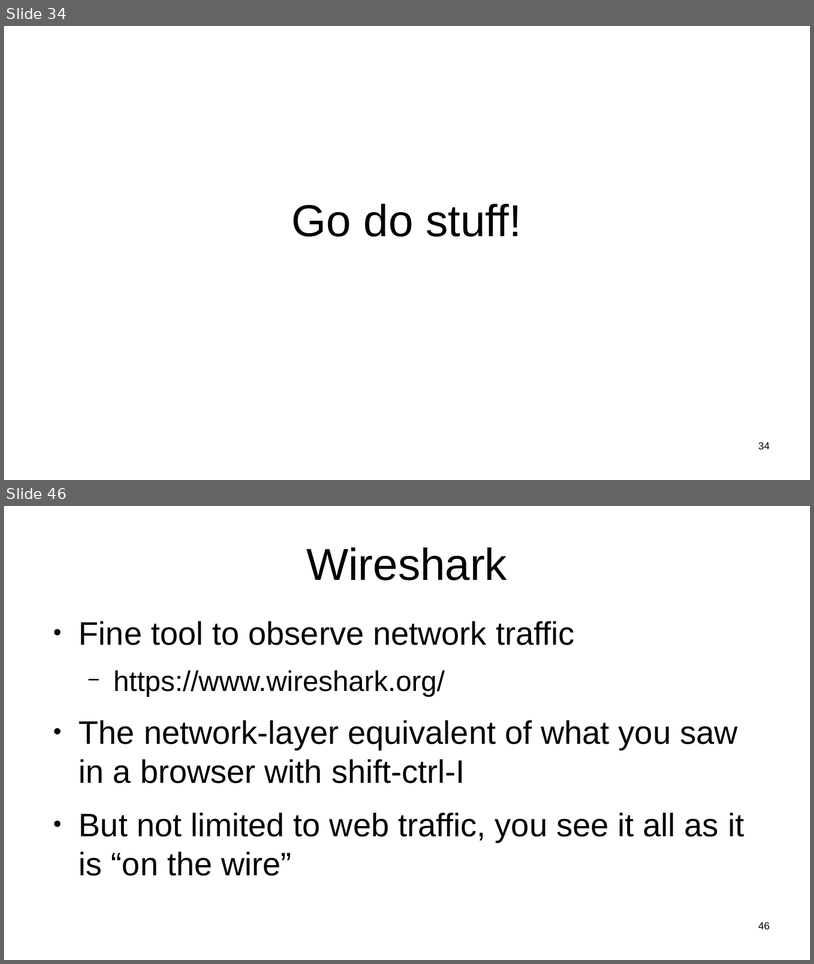
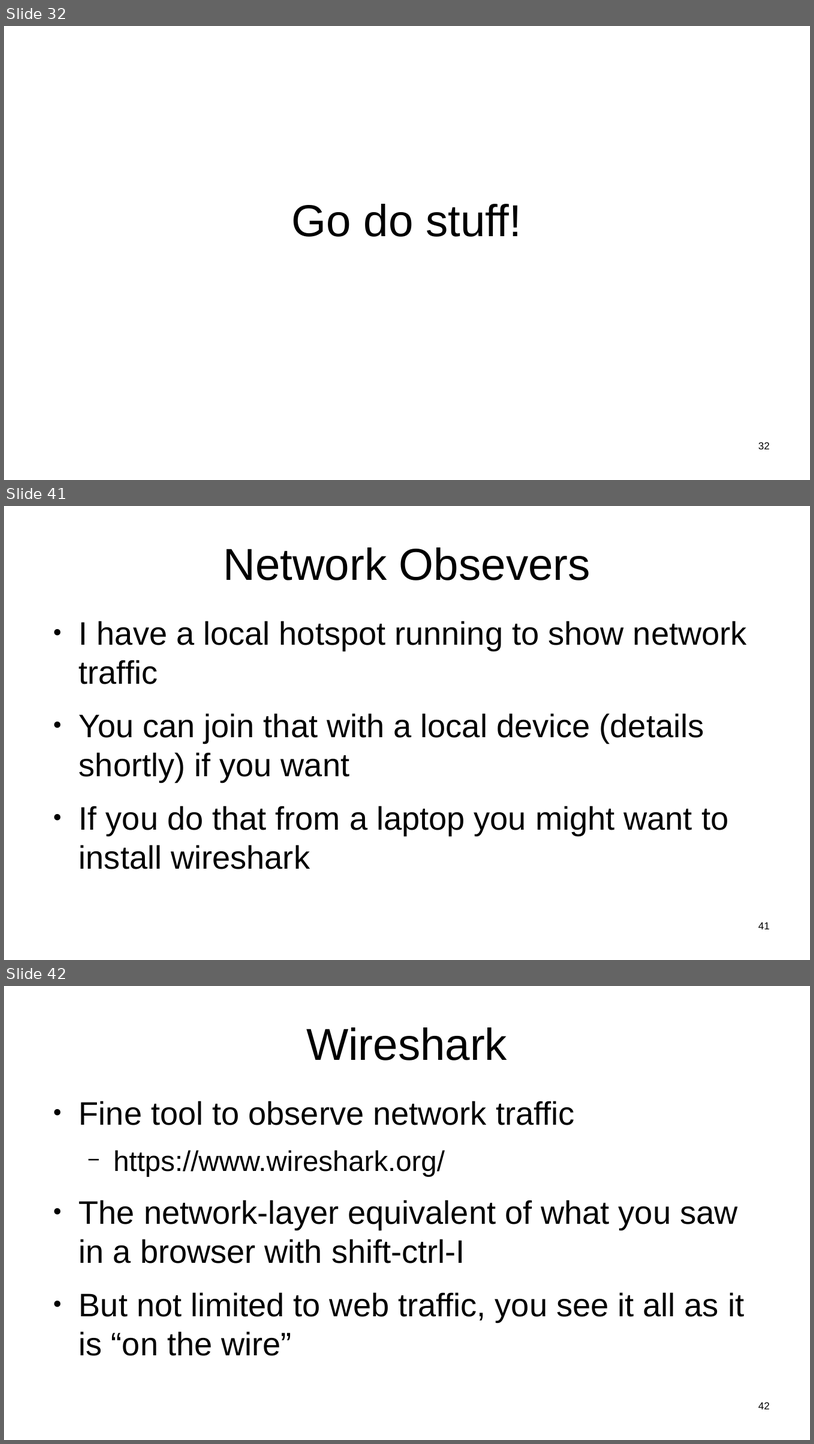
Before and after one commit to sftcd/witidtm, a slide deck: lectures/2026-2027/labs.odp. Shown one above the other, each under a label of ours: slides 34 and 46 before the commit, slides 32, 41 and 42 after it; the slides between them are not shown. The pictures are 814x964 and 814x1444 pixels, drawn with LibreOffice and Linux fonts; fonts in the diff are those of the drawing. Boxes give left, top, right and bottom in pixels: in the first picture for what was removed or moved away, otherwise in the second. Text is boxed around its words. In the diff, an @@ line names an element or a change of style, - is before the commit and + after.

```diff
--- a/lectures/2026-2027/labs.odp
+++ b/lectures/2026-2027/labs.odp
@@ slide 41 added at (x1=4, y1=506, x2=810, y2=960), background #FFFFFF @@
@@ title added at (x1=223, y1=547, x2=591, y2=580), 44 pt, text #000000 @@
+Network Obsevers
@@ text added at (x1=79, y1=621, x2=747, y2=869), 32 pt, text #000000 @@
+● I have a local hotspot running to show network traffic
+● You can join that with a local device (details shortly) if you want
+● If you do that from a laptop you might want to install wireshark
@@ page number added at (x1=759, y1=922, x2=770, y2=929), 10 pt, text #000000 @@
+41
@@ what was slide 34 is now slide 32 @@
@@ page number at (x1=759, y1=442, x2=770, y2=449): text changed @@
-34
+32
@@ what was slide 46 is now slide 42 @@
@@ page number at (x1=759, y1=1402, x2=770, y2=1409): text changed @@
-46
+42
```
Also in this commit, not shown: 12 slides changed, 2 slides removed, 7 other files.
